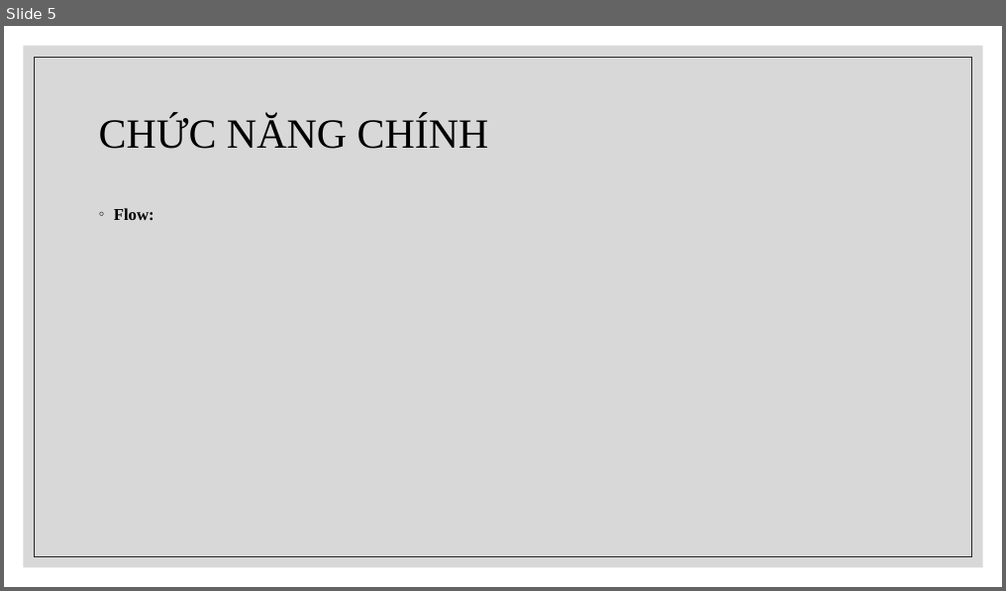
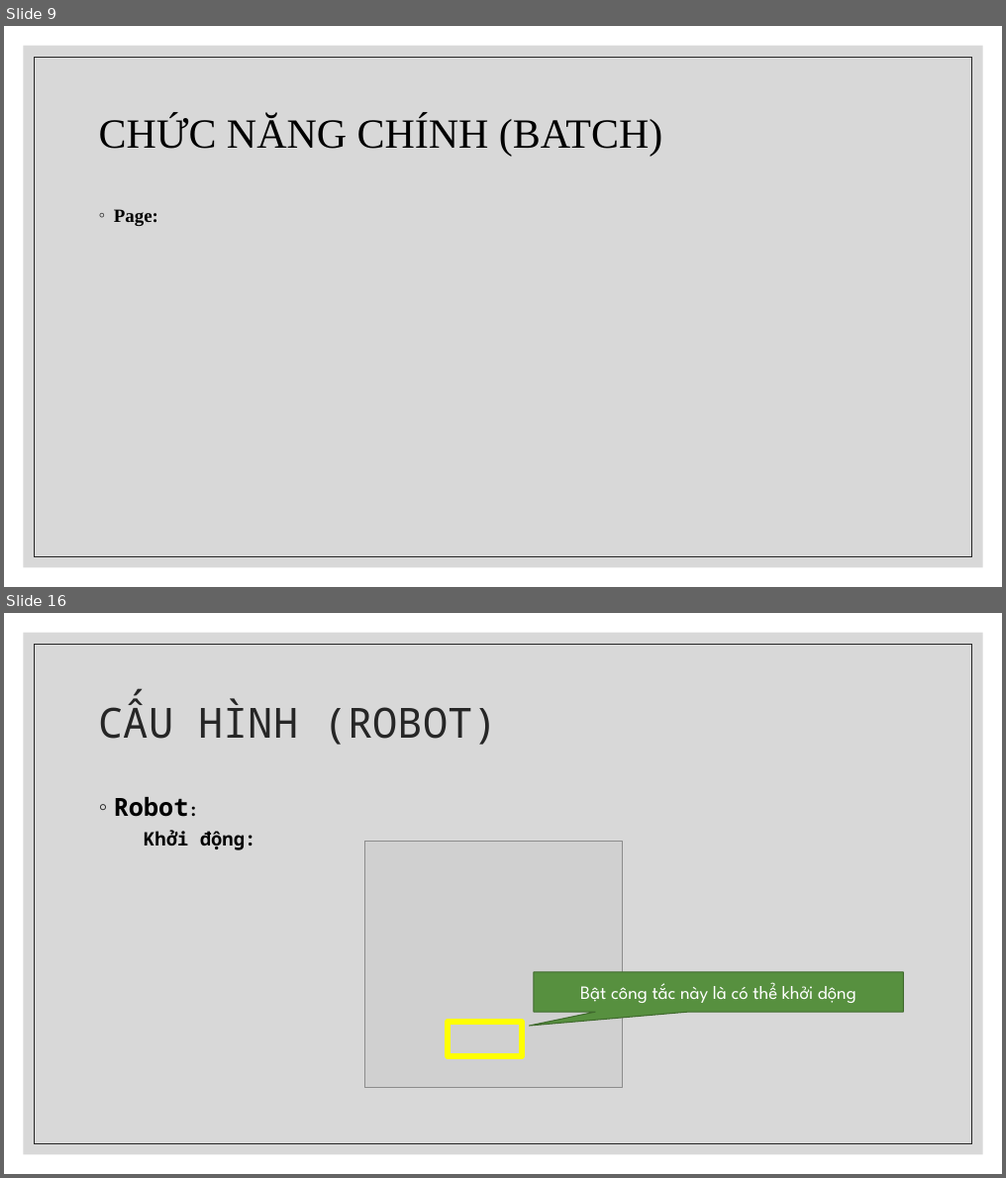
Before and after one commit to chet7h/restart_computer, a slide deck: Restart Computer.pptx. Shown one above the other, each under a label of ours: slide 5 before the commit, slides 9 and 16 after it; the slides between them are not shown. The pictures are 1006x591 and 1006x1178 pixels, drawn with LibreOffice and Linux fonts; fonts in the diff are those of the drawing; grey boxes stand for pictures. Boxes give left, top, right and bottom in pixels: in the first picture for what was removed or moved away, otherwise in the second. Text is boxed around its words. In the diff, an @@ line names an element or a change of style, - is before the commit and + after.

```diff
--- a/Restart Computer.pptx
+++ b/Restart Computer.pptx
@@ slide 16 added at [4, 613, 1002, 1174], background #FFFFFF; not listed: 2 template elements that a slide beside it also shows @@
@@ title added at [99, 699, 497, 745], 40 pt, text #262626 @@
+CẤU HÌNH (ROBOT)
@@ text added at [114, 797, 256, 851], 18 pt, text #000000, bold @@
+◦ Robot:
+    Khởi động:
@@ picture added at [364, 841, 623, 1087] @@
@@ speech box added at [534, 972, 904, 1012], fill #57903F, outline #406B2F 1 pt, 18 pt, text #FFFFFF @@
+Bật công tắc này là có thể khởi dộng
@@ rectangle added at [448, 1022, 522, 1057], outline #FFFF00 5.75 pt @@
@@ what was slide 5 is now slide 9 @@
@@ slide 9 changed as well @@
@@ title at [99, 115, 662, 156]: text changed @@
-CHỨC NĂNG CHÍNH
+CHỨC NĂNG CHÍNH (BATCH)
@@ text at [114, 209, 158, 226]: text changed; size 16 to 18 pt @@
-◦ Flow:
+◦ Page:
```
Also in this commit, not shown: 3 other slides changed, 12 other slides added.
